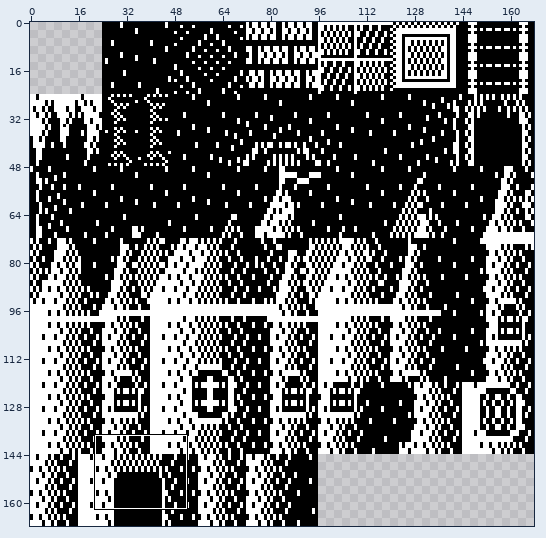
Sprite sheet: Source/images/tileset.png. The picture above shows the old version from afar; the outline marks the close-up.
Close-up. Before the edit:
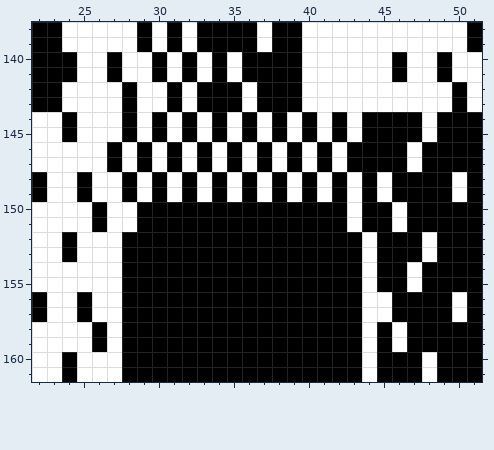
The file is 168x168 pixels. Shown: x 22..51, y 138..161.
Now the later version:
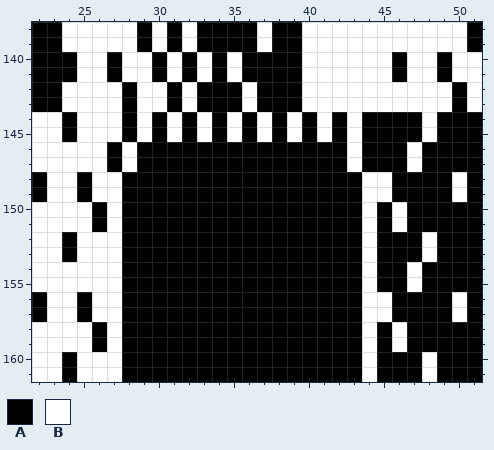
Palette (. is transparent): A #000000  B #ffffff
Diff:
Colour B becomes colour A in rows 146 to 147 at x 30, 32, 34, 36, 38, 40 and 42; in rows 148 to 149 at x 29, 31, 33, 35, 37, 39, 41 and 43; in rows 150 to 151 at x 28 and 43.
Colour A becomes colour B in rows 146 to 147 at x 43; in rows 148 to 151 at x 44.
Where, in picture pixels (left, top, right, bottom), the same in both close-ups:
changed: (122, 142, 377, 232)
